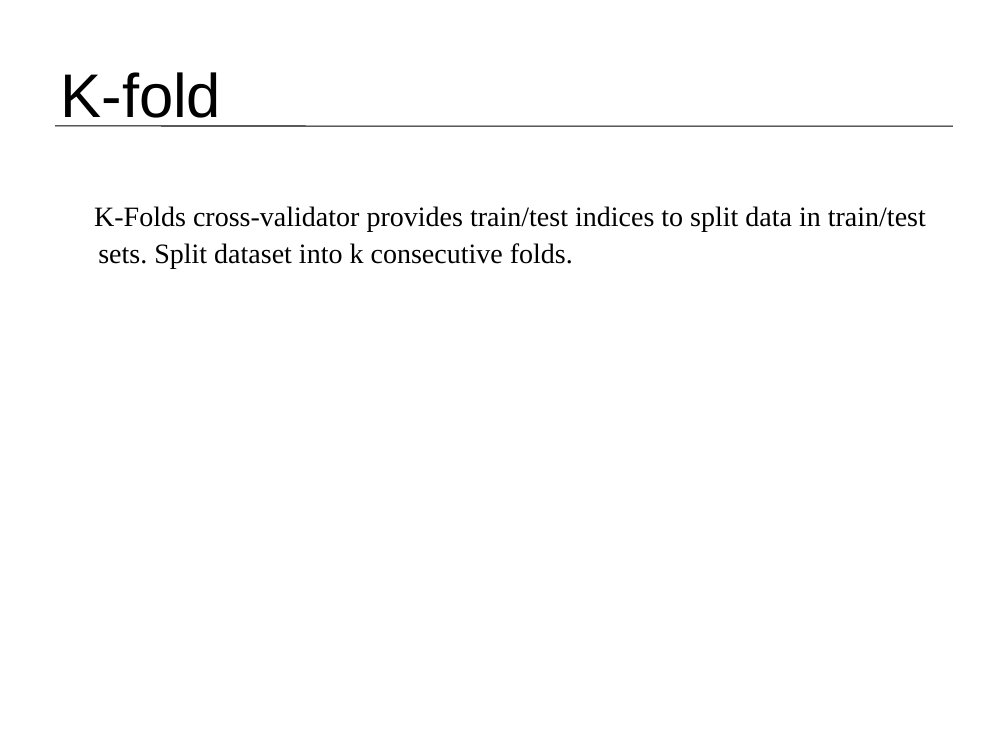
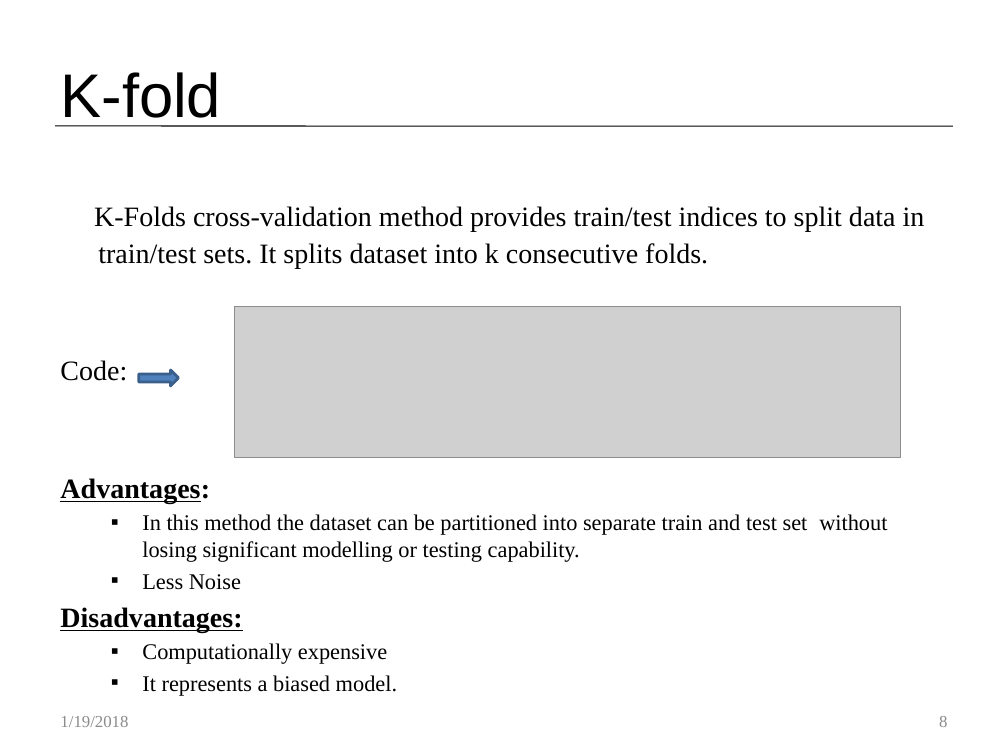
Before and after one commit to Customer-Churn-Prediction/Project-Machine-Learning, a slide deck: slide 8 of Customer Churn Prediction In Telecom Industry.pptx (slide 9 before the commit). Drawn at 1008x756 pixels with LibreOffice and Linux fonts; fonts in the diff are those of the drawing; grey boxes stand for pictures. Boxes give left, top, right and bottom in pixels: in the first picture for what was removed or moved away, otherwise in the second. Text is boxed around its words. In the diff, an @@ line names an element or a change of style, - is before the commit and + after.

```diff
--- a/Customer Churn Prediction In Telecom Industry.pptx
+++ b/Customer Churn Prediction In Telecom Industry.pptx
@@ text at box(60, 206, 925, 696): text changed; size 20 to 16 pt @@
-K-Folds cross-validator provides train/test indices to split data in train/test sets. Split dataset into k consecutive folds.
+K-Folds cross-validation method provides train/test indices to split data in train/test sets. It splits dataset into k consecutive folds.
+Code:
+Advantages:
+  ▪ In this method the dataset can be partitioned into separate train and test set without losing significant modelling or testing capability.
+  ▪ Less Noise
+Disadvantages:
+  ▪ Computationally expensive
+  ▪ It represents a biased model.
@@ picture added at box(234, 306, 900, 458) @@
@@ right arrow added at box(139, 370, 178, 386), fill #4F81BD, outline #3A5F8C 2 pt @@
@@ text added at box(60, 716, 128, 727), 12 pt, text #8C8C8C @@
+1/19/2018
@@ page number added at box(939, 716, 947, 727), 12 pt, text #8C8C8C @@
+8
```
Also in this commit, not shown: 15 other slides changed, 1 slide added, 1 slide removed.
